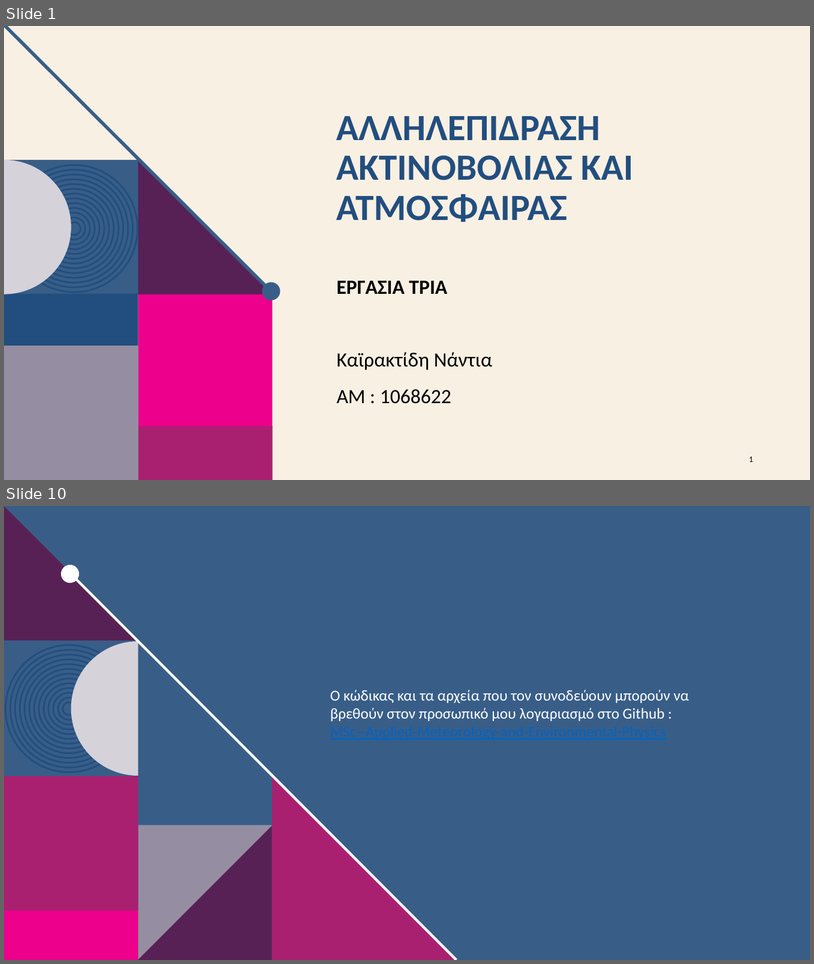
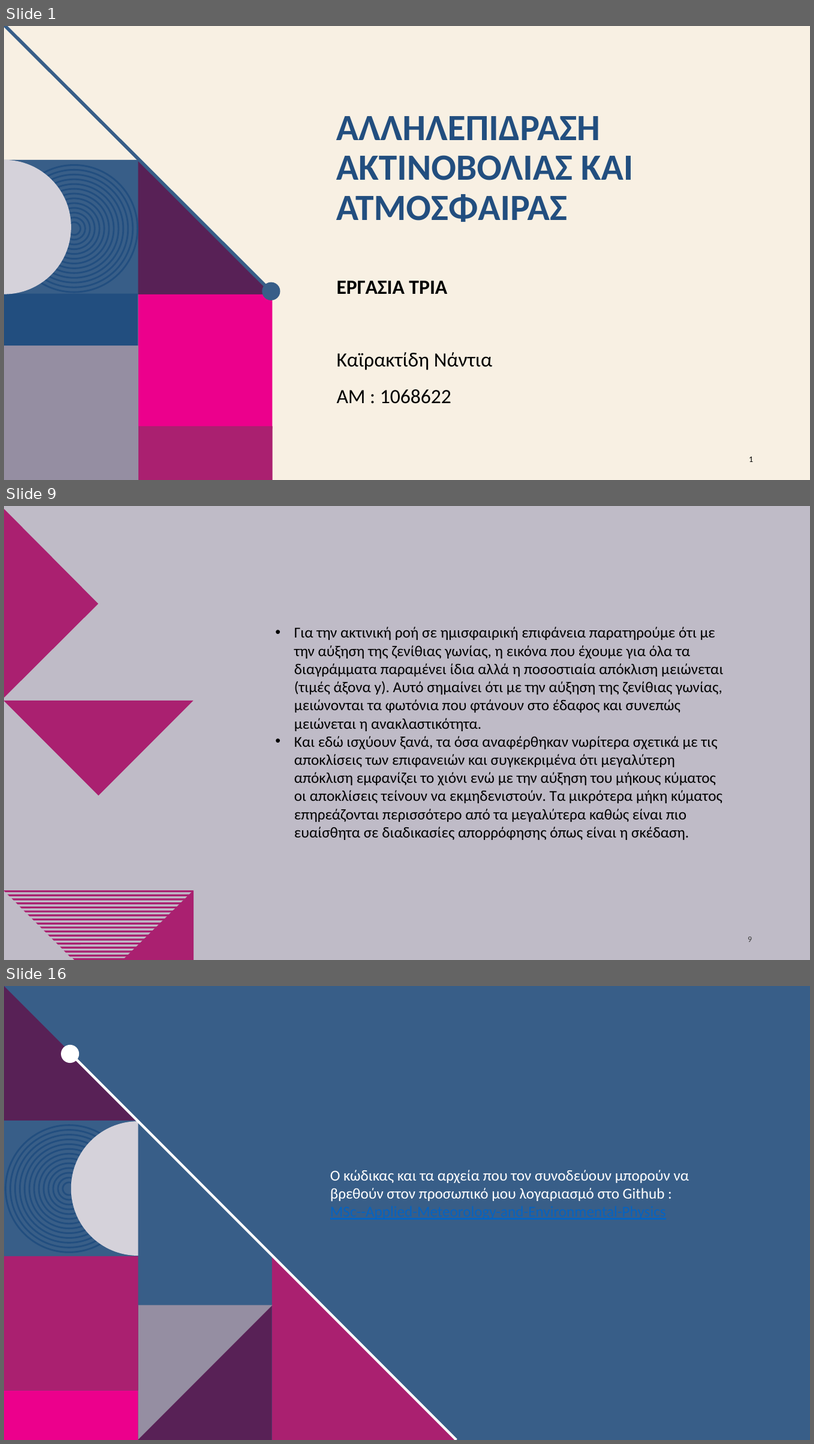
Before and after one commit to nadezsha/MSc---Applied-Meteorology-and-Environmental-Physics, a slide deck: Radiation and Atmosphere Interaction/Report 3/ΕργασίαΤρία.pptx. Shown one above the other, each under a label of ours: slides 1 and 10 before the commit, slides 1, 9 and 16 after it; the slides between them are not shown. The pictures are 814x964 and 814x1444 pixels, drawn with LibreOffice and Linux fonts; fonts in the diff are those of the drawing; background and template pictures are left out. Boxes give left, top, right and bottom in pixels: in the first picture for what was removed or moved away, otherwise in the second. Text is boxed around its words. In the diff, an @@ line names an element or a change of style, - is before the commit and + after.

```diff
--- a/Radiation and Atmosphere Interaction/Report 3/ΕργασίαΤρία.pptx
+++ b/Radiation and Atmosphere Interaction/Report 3/ΕργασίαΤρία.pptx
@@ slide 9 added at <box>4,506,810,960</box>, background #BFBBC7 @@
@@ freeform shape added at <box>4,508,98,699</box>, fill #AA2070 @@
@@ freeform shape added at <box>4,605,194,795</box>, fill #AA2070 @@
@@ text added at <box>294,627,723,840</box>, 18 pt, text #000000 @@
+• Για την ακτινική ροή σε ημισφαιρική επιφάνεια παρατηρούμε ότι με την αύξηση της ζενίθιας γωνίας, η εικόνα που έχουμε για όλα τα διαγράμματα παραμένει ίδια αλλά η ποσοστιαία απόκλιση μειώνεται (τιμές άξονα y). Αυτό σημαίνει ότι με την αύξηση της ζενίθιας γωνίας, μειώνονται τα φωτόνια που φτάνουν στο έδαφος και συνεπώς μειώνεται η ανακλαστικότητα.
+• Και εδώ ισχύουν ξανά, τα όσα αναφέρθηκαν νωρίτερα σχετικά με τις αποκλίσεις των επιφανειών και συγκεκριμένα ότι μεγαλύτερη απόκλιση εμφανίζει το χιόνι ενώ με την αύξηση του μήκους κύματος οι αποκλίσεις τείνουν να εκμηδενιστούν. Τα μικρότερα μήκη κύματος επηρεάζονται περισσότερο από τα μεγαλύτερα καθώς είναι πιο ευαίσθητα σε διαδικασίες απορρόφησης όπως είναι η σκέδαση.
@@ freeform shape added at <box>123,889,194,960</box>, fill #AA2070 @@
@@ page number added at <box>748,936,752,942</box>, 10 pt, text #404040 @@
+9
@@ group added at <box>4,890,194,956</box>: 17 freeform shapes @@
@@ freeform shape added at <box>72,958,134,960</box>, fill #AA2070 @@
@@ what was slide 10 is now slide 16 @@
```
Also in this commit, not shown: 3 slides changed, 10 other slides added, 5 slides removed.
